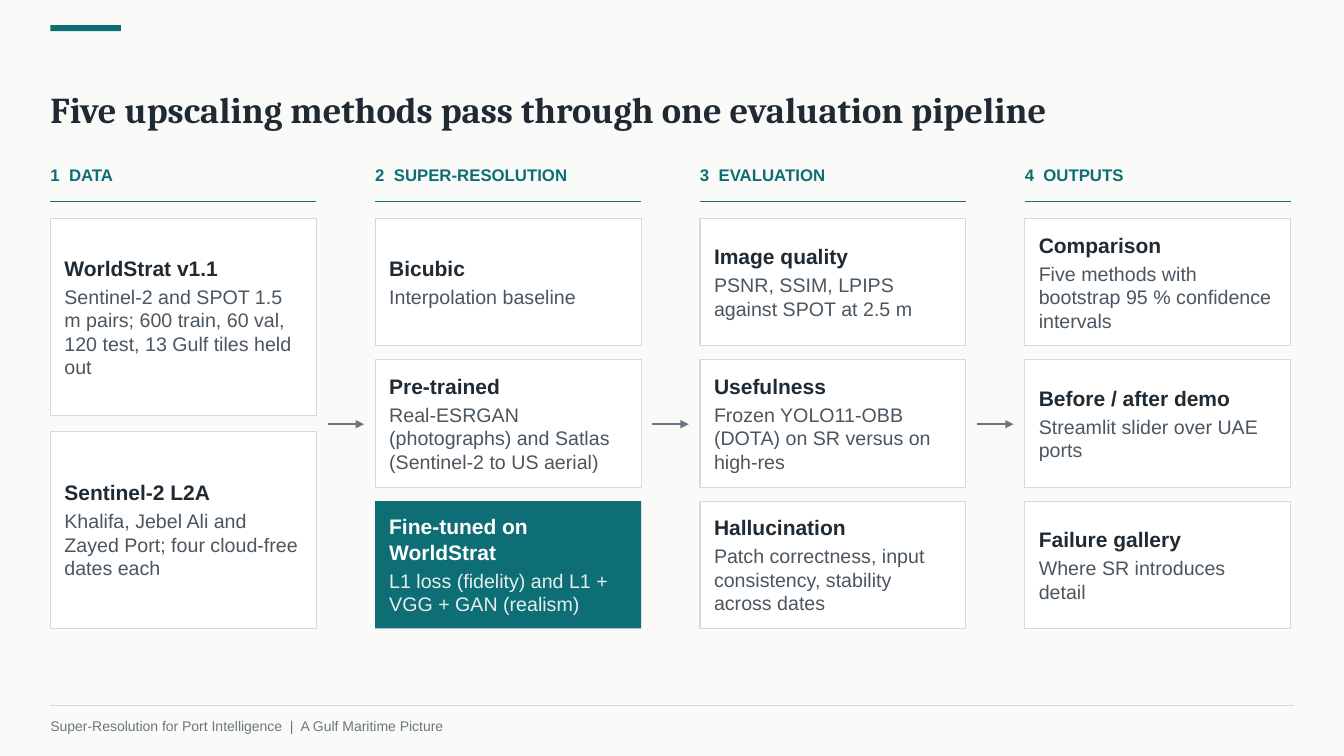
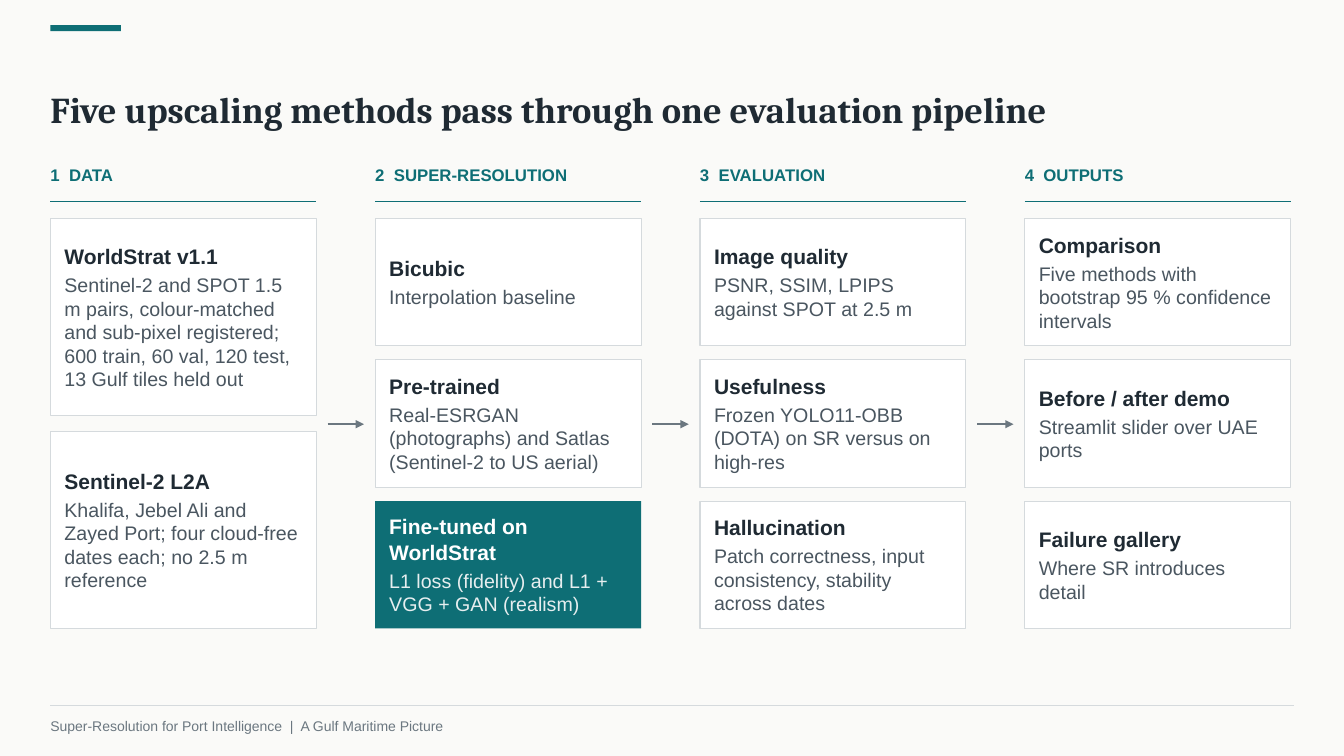
Before and after one commit to JordanManoj/gulf-port-superresolution, a slide deck: slide 3 of presentation/Super-Resolution_for_Port_Intelligence.pptx (slide 4 before the commit). Drawn at 1344x756 pixels with LibreOffice and Linux fonts; fonts in the diff are those of the drawing. Boxes give left, top, right and bottom in pixels: in the first picture for what was removed or moved away, otherwise in the second. Text is boxed around its words. In the diff, an @@ line names an element or a change of style, - is before the commit and + after.

```diff
--- a/presentation/Super-Resolution_for_Port_Intelligence.pptx
+++ b/presentation/Super-Resolution_for_Port_Intelligence.pptx
@@ text in rectangle at box(64, 278, 290, 386): text changed @@
-Sentinel-2 and SPOT 1.5 m pairs; 600 train, 60 val, 120 test, 13 Gulf tiles held out
+Sentinel-2 and SPOT 1.5 m pairs, colour-matched and sub-pixel registered; 600 train, 60 val, 120 test, 13 Gulf tiles held out
@@ text in rectangle at box(64, 503, 297, 587): text changed @@
-Khalifa, Jebel Ali and Zayed Port; four cloud-free dates each
+Khalifa, Jebel Ali and Zayed Port; four cloud-free dates each; no 2.5 m reference
```
Also in this commit, not shown: 9 other slides changed, 1 slide removed, 1 other file.
